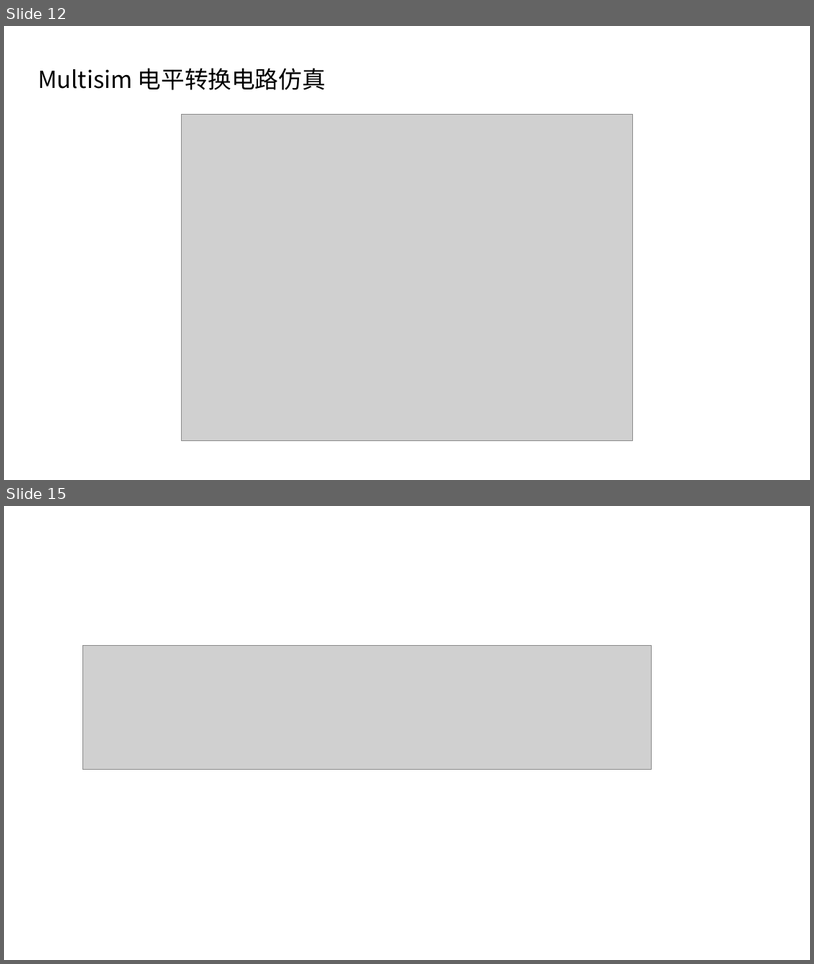
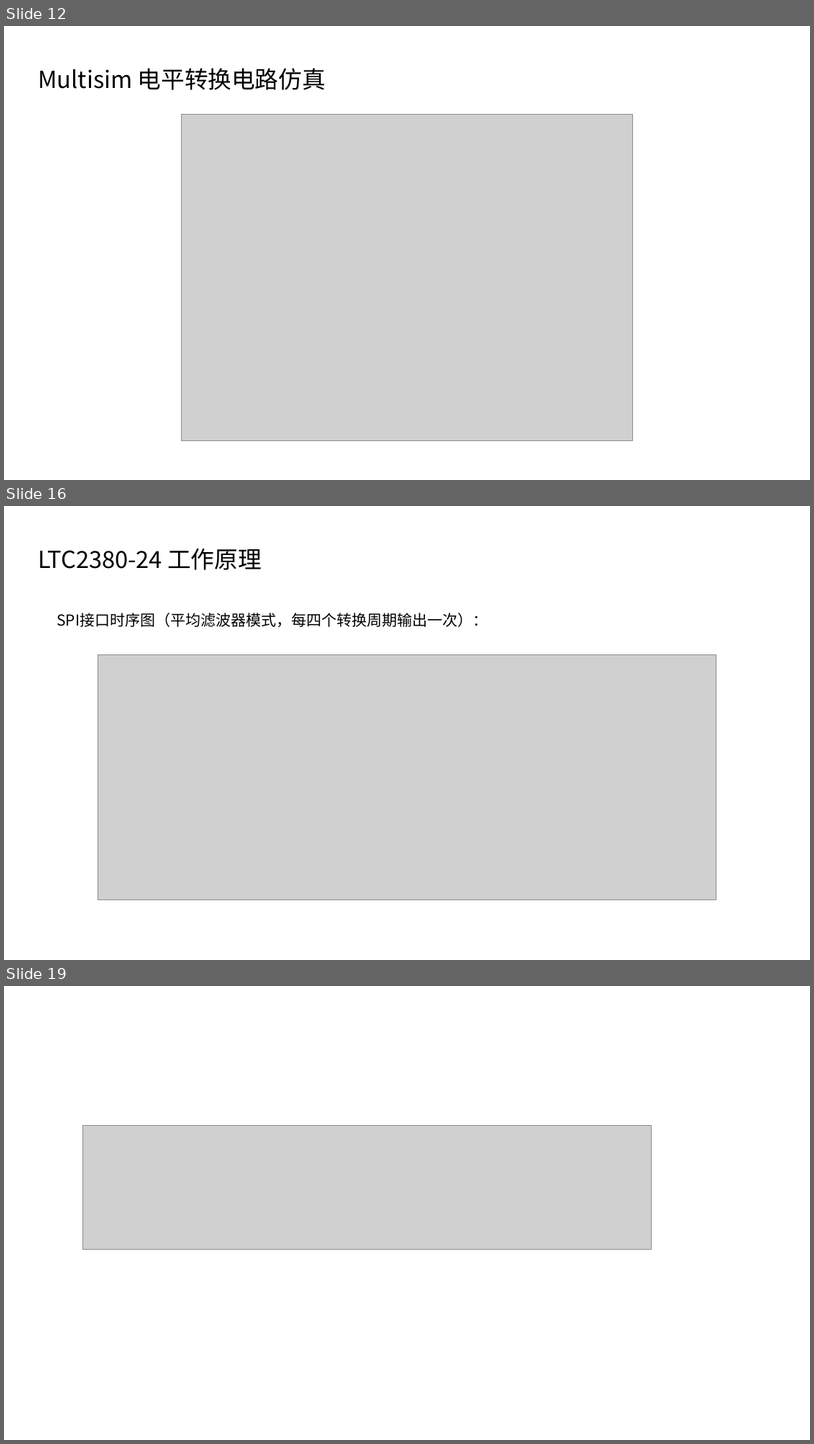
Before and after one commit to Travis-MA/Data-Hub, a slide deck: Data-Hub.pptx. Shown one above the other, each under a label of ours: slides 12 and 15 before the commit, slides 12, 16 and 19 after it; the slides between them are not shown. The pictures are 814x964 and 814x1444 pixels, drawn with LibreOffice and Linux fonts; fonts in the diff are those of the drawing; grey boxes stand for pictures. Boxes give left, top, right and bottom in pixels: in the first picture for what was removed or moved away, otherwise in the second. Text is boxed around its words. In the diff, an @@ line names an element or a change of style, - is before the commit and + after.

```diff
--- a/Data-Hub.pptx
+++ b/Data-Hub.pptx
@@ slide 16 added at bbox=[4, 506, 810, 960], background #FFFFFF @@
@@ text added at bbox=[38, 548, 262, 570], 28 pt, text #000000 @@
+LTC2380-24 工作原理
@@ text added at bbox=[57, 613, 488, 627], 18 pt, text #000000 @@
+SPI接口时序图（平均滤波器模式，每四个转换周期输出一次）：
@@ picture added at bbox=[98, 655, 717, 900] @@
@@ what was slide 15 is now slide 19 @@
```
Also in this commit, not shown: 4 slides changed, 3 other slides added, 13 other files.
